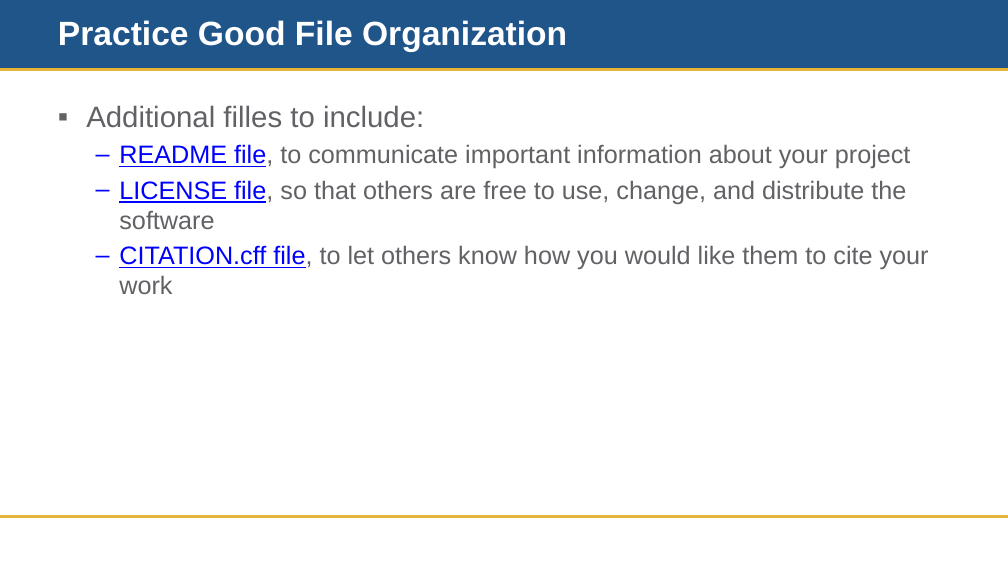
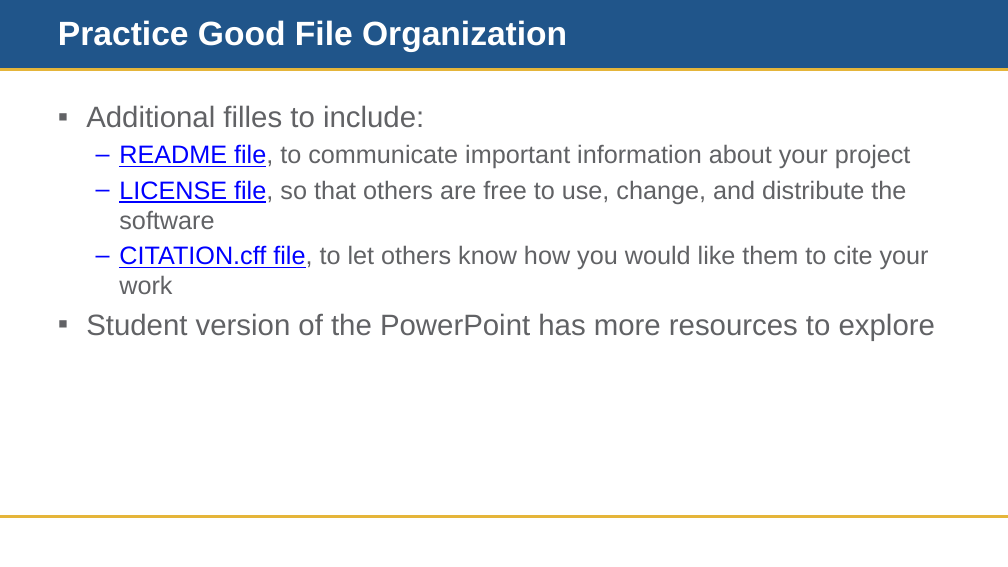
Before and after one commit to doujouDC/nihl-intro-r-classes, a slide deck: slide 17 of r-project-mgmt-repro/nih-r-project-mgmt-training-material/nihl-r-project-mgmt.pptx (slide 16 before the commit). Drawn at 1008x567 pixels with LibreOffice and Linux fonts; fonts in the diff are those of the drawing; background and template pictures are left out. Boxes give left, top, right and bottom in pixels: in the first picture for what was removed or moved away, otherwise in the second. Text is boxed around its words. In the diff, an @@ line names an element or a change of style, - is before the commit and + after.

Commit message:
updated bib and ppt

```diff
--- a/r-project-mgmt-repro/nih-r-project-mgmt-training-material/nihl-r-project-mgmt.pptx
+++ b/r-project-mgmt-repro/nih-r-project-mgmt-training-material/nihl-r-project-mgmt.pptx
@@ text at <box>86,313,935,341</box>: paragraph added @@
+▪ Student version of the PowerPoint has more resources to explore
```
Also in this commit, not shown: 1 other slide changed, 4 slides added, 4 other files.
